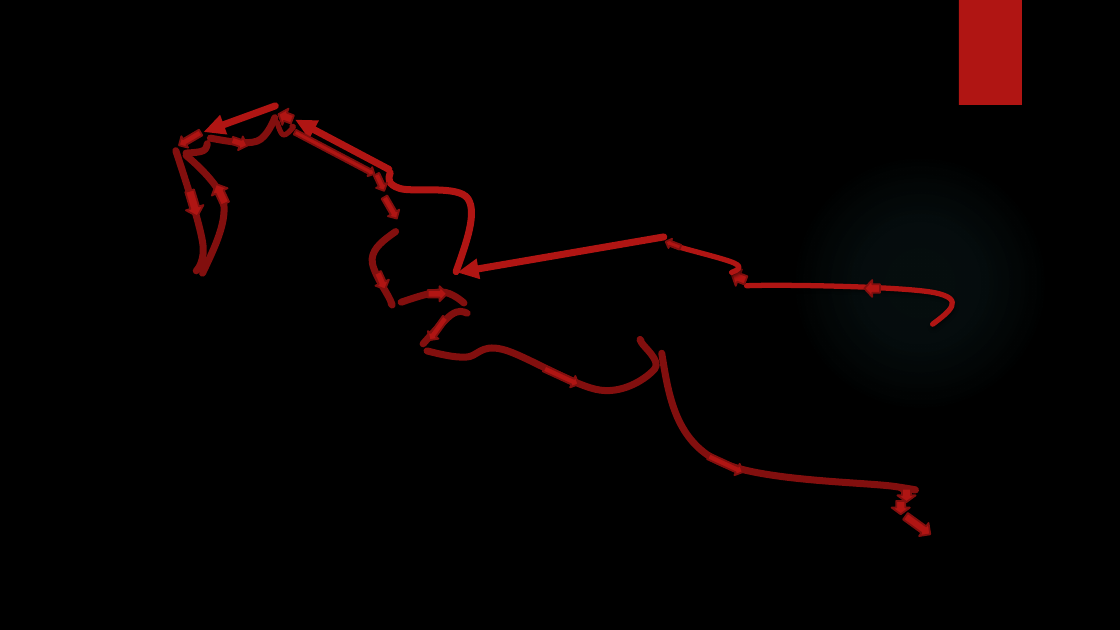
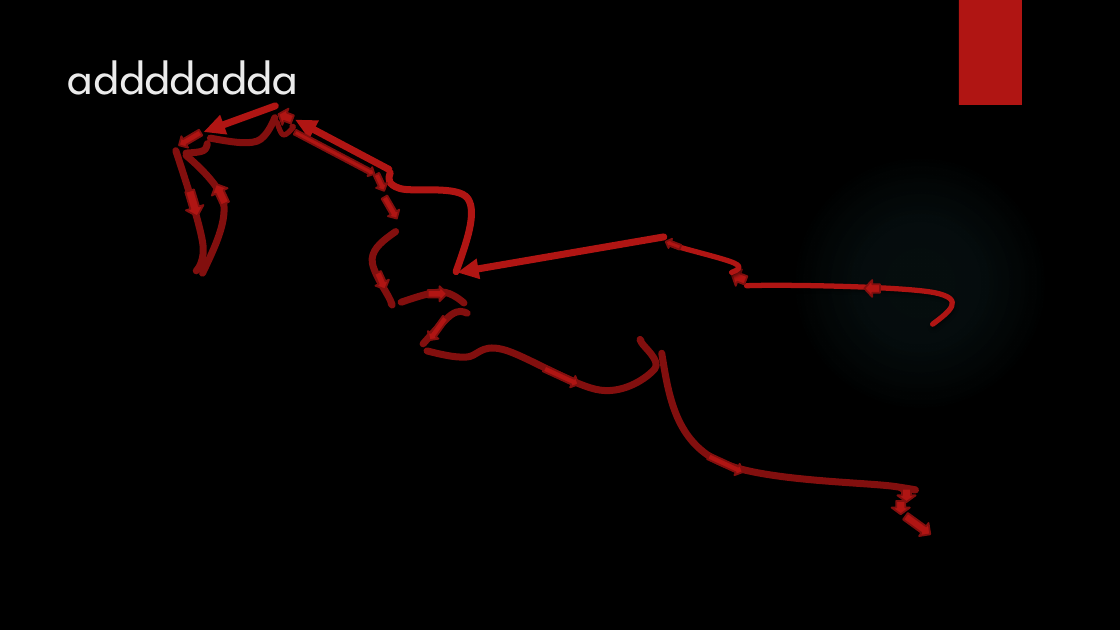
Before and after one commit to Seffin/Daddy-File, a slide deck: slide 2 of church/church ppts/sermon/3rd missionary journey/pauls3rd.pptx. Drawn at 1120x630 pixels with LibreOffice and Linux fonts; fonts in the diff are those of the drawing; background and template pictures are left out. Boxes give left, top, right and bottom in pixels: in the first picture for what was removed or moved away, otherwise in the second. Text is boxed around its words. In the diff, an @@ line names an element or a change of style, - is before the commit and + after.

Commit message:
made some changes in all ppts

```diff
--- a/church/church ppts/sermon/3rd missionary journey/pauls3rd.pptx
+++ b/church/church ppts/sermon/3rd missionary journey/pauls3rd.pptx
@@ title added at (x1=68, y1=60, x2=298, y2=109), 42 pt, text #EBEBEB @@
+addddadda
@@ right arrow removed at (x1=229, y1=134, x2=250, y2=153) @@
```
Also in this commit, not shown: 15 other files.
